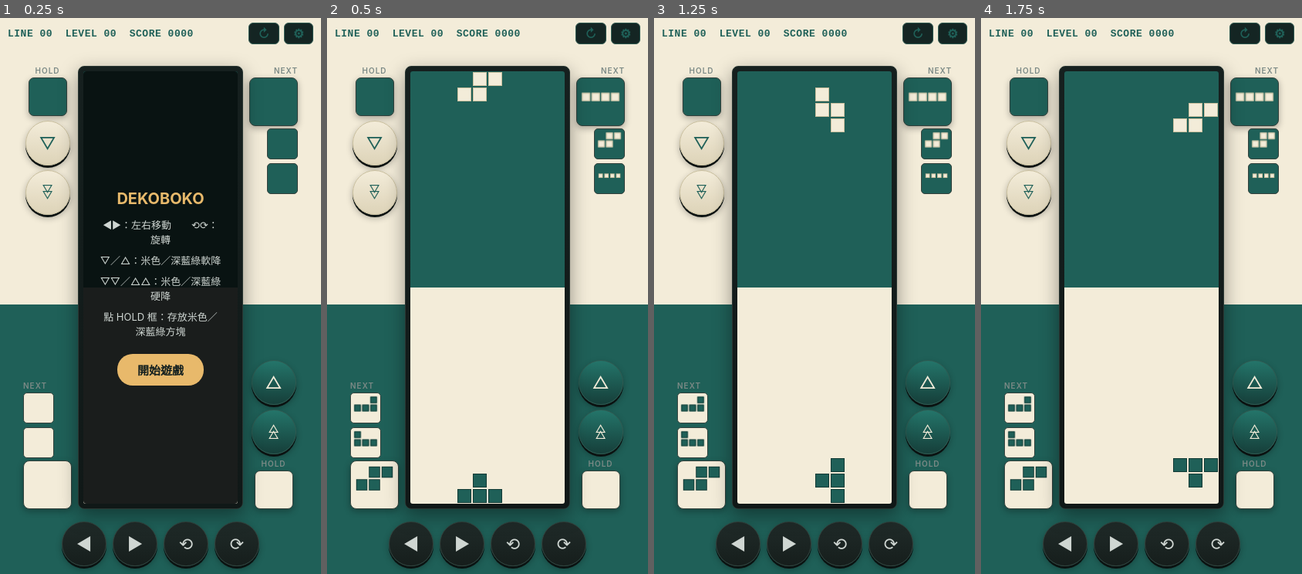
Above: before the commit, frames 1-4 (left to right).
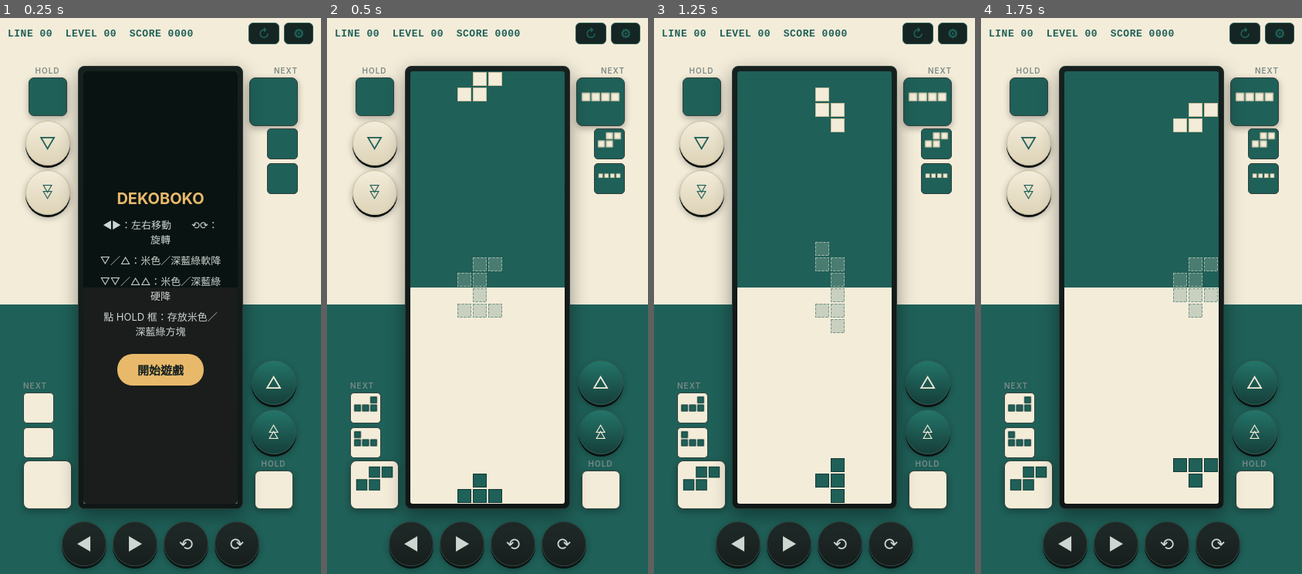
Above: after the commit, the same moments.

Repository: Nika-deltaH/games
Game: browser game, page dekoboko/index.html
Two runs of this game, one before a commit and one after it. Both use one fixed random seed, a clock stepped at 60 frames per second and the inputs below.
Inputs (mouse positions are in pixels of both pictures, inside the frame that each line leads up to):
- Up to frame 1 (0.25 s): no input
- Up to frame 2 (0.5 s): click "開始遊戲" at 0.27 s
- Up to frame 3 (1.25 s): hold Right from 1.03 s (still down); click (814, 329) at 1.07 s; tap Z at 1.1 s
- Up to frame 4 (1.75 s): release Right at 1.53 s; hold Down from 1.58 s (still down); tap Z at 1.6 s; click (1109, 245) at 1.67 s

Frame 1 is identical in both runs. In frame 2, 0.9% of the frame differs, in the area x 40-55%, y 43-54%; in frame 3, 0.9%; in frame 4, 0.9%.

Commit message:
Add files via upload

Diff:
--- a/dekoboko/index.html
+++ b/dekoboko/index.html
@@ -150,6 +150,28 @@
     font-weight: 600;
     cursor: pointer;
   }
+  .setting-row {
+    display: flex;
+    align-items: center;
+    justify-content: space-between;
+    width: 100%;
+    max-width: 220px;
+    margin-top: 14px;
+    font-size: 14px;
+    color: #cfd6d2;
+  }
+  .toggle { position: relative; display: inline-block; width: 42px; height: 24px; flex: 0 0 auto; }
+  .toggle input { opacity: 0; width: 0; height: 0; }
+  .toggle-slider {
+    position: absolute; cursor: pointer; top:0; left:0; right:0; bottom:0;
+    background: #33413c; transition: .2s; border-radius: 24px;
+  }
+  .toggle-slider:before {
+    position: absolute; content: ""; height: 18px; width: 18px; left: 3px; bottom: 3px;
+    background: #cfd6d2; transition: .2s; border-radius: 50%;
+  }
+  .toggle input:checked + .toggle-slider { background: #1f6058; }
+  .toggle input:checked + .toggle-slider:before { transform: translateX(18px); background: #f3ecd9; }
 
   .controls {
     width: 100%;
@@ -248,6 +270,17 @@
           <button id="confirmRestartNo">取消</button>
         </div>
       </div>
+      <div class="overlay" id="settingsOverlay">
+        <h2>設定</h2>
+        <div class="setting-row">
+          <span>預覽落下位置</span>
+          <label class="toggle">
+            <input type="checkbox" id="toggleGhost" checked>
+            <span class="toggle-slider"></span>
+          </label>
+        </div>
+        <button id="closeSettingsBtn">關閉</button>
+      </div>
     </div>
     <div class="side-col">
       <div class="preview-wrap align-right">
@@ -323,6 +356,7 @@
   let flashRowsSet = new Set(), flashOn = false, flashTimer = null;
   let bgTop = 50, bgBottom = 50;
   let creamQueue = [], tealQueue = [];
+  let showGhost = true;
   let holdCreamKey = null, holdTealKey = null;
 
   function emptyRow(){ return Array(COLS).fill(null); }
@@ -492,7 +526,7 @@
   }
 
   function holdPiece(color){
-    if (over) return;
+    if (over || !running) return;
     const isCream = color==='cream';
     const current = isCream ? creamPiece : tealPiece;
     if (!current) return;
@@ -628,14 +662,14 @@
   }
 
   function accelerate(color){
-    if (over) return;
+    if (over || !running) return;
     const moved = stepOrGround(color);
     if (!moved){ handleLock(color); }
     render();
   }
 
   function hardDrop(color){
-    if (over) return;
+    if (over || !running) return;
     const p = color==='cream' ? creamPiece : tealPiece;
     const delta = color==='cream' ? 1 : -1;
     while (isValid(color, p.matrix, p.row+delta, p.col)){ p.row += delta; }
@@ -646,7 +680,7 @@
   }
 
   function moveBoth(delta){
-    if (over) return;
+    if (over || !running) return;
     [['cream',creamPiece], ['teal',tealPiece]].forEach(([color,p])=>{
       if (isValid(color, p.matrix, p.row, p.col+delta)){
         p.col += delta;
@@ -658,7 +692,7 @@
   }
 
   function rotateBoth(dir){
-    if (over) return;
+    if (over || !running) return;
     const rotateFn = dir==='cw' ? rotateCW : rotateCCW;
     [['cream',creamPiece], ['teal',tealPiece]].forEach(([color,p])=>{
       const rotated = rotateFn(p.matrix);
@@ -719,6 +753,43 @@
     }
   }
 
+  function ghostRow(piece, color){
+    const delta = color==='cream' ? 1 : -1;
+    let r = piece.row;
+    while (isValid(color, piece.matrix, r+delta, piece.col)){ r += delta; }
+    return r;
+  }
+
+  function drawGhostCell(c, r, color){
+    const x=c*CELL, y=r*CELL;
+    ctx.save();
+    ctx.globalAlpha = 0.2;
+    ctx.fillStyle = FILL[color];
+    ctx.fillRect(x+1, y+1, CELL-2, CELL-2);
+    ctx.restore();
+    ctx.save();
+    ctx.globalAlpha = 0.55;
+    ctx.setLineDash([3,2]);
+    ctx.strokeStyle = FILL[color];
+    ctx.lineWidth = 1;
+    ctx.strokeRect(x+1.5, y+1.5, CELL-3, CELL-3);
+    ctx.restore();
+  }
+
+  function drawGhost(piece, color){
+    if (!showGhost || !piece) return;
+    const gr = ghostRow(piece, color);
+    if (gr === piece.row) return;
+    for (let r=0;r<piece.matrix.length;r++){
+      for (let c=0;c<piece.matrix.length;c++){
+        if (!piece.matrix[r][c]) continue;
+        const br = gr+r, bc = piece.col+c;
+        if (br<0||br>=ROWS) continue;
+        drawGhostCell(bc,br,color);
+      }
+    }
+  }
+
   function render(){
     ctx.clearRect(0,0,boardCanvas.width, boardCanvas.height);
     for (let r=0;r<ROWS;r++){
@@ -731,6 +802,8 @@
       ctx.fillStyle = flashOn ? '#ffffff' : '#0d332e';
       flashRowsSet.forEach(r=>{ ctx.fillRect(0, r*CELL, COLS*CELL, CELL); });
     }
+    if (creamPiece) drawGhost(creamPiece, 'cream');
+    if (tealPiece) drawGhost(tealPiece, 'teal');
     if (creamPiece) drawPiece(creamPiece, 'cream');
     if (tealPiece) drawPiece(tealPiece, 'teal');
   }
@@ -829,8 +902,19 @@
   addPress(document.getElementById('confirmRestartNo'), ()=>{
     restartConfirmOverlay.classList.remove('show');
   });
+  const settingsOverlay = document.getElementById('settingsOverlay');
   addPress(document.getElementById('optionBtn'), ()=>{
-    showMessage('Option 尚未開放');
+    if (startOverlay.classList.contains('show')) return;
+    if (!over) running = false;
+    settingsOverlay.classList.add('show');
+  });
+  addPress(document.getElementById('closeSettingsBtn'), ()=>{
+    settingsOverlay.classList.remove('show');
+    if (!over) running = true;
+  });
+  document.getElementById('toggleGhost').addEventListener('change', (e)=>{
+    showGhost = e.target.checked;
+    render();
   });
 
   window.addEventListener('keydown', (e)=>{
